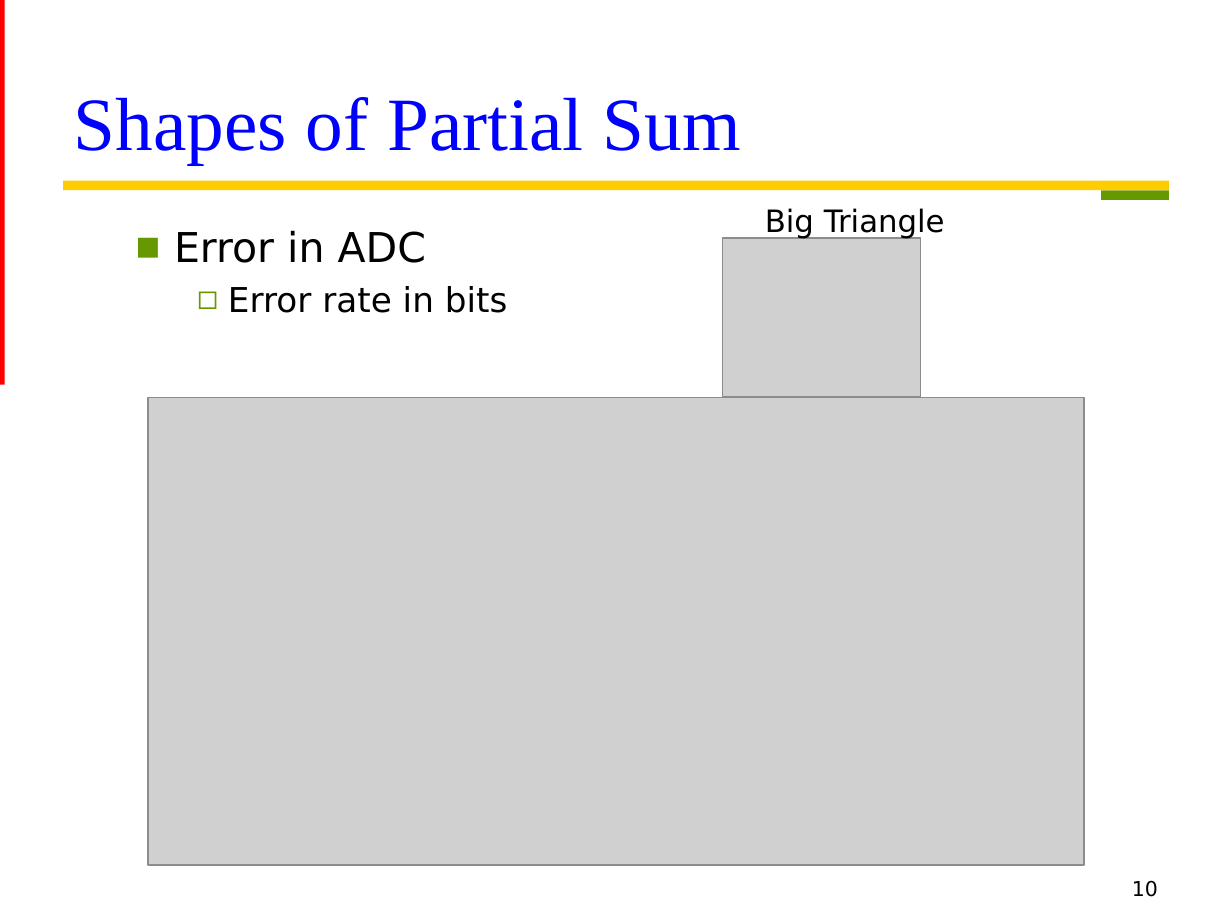
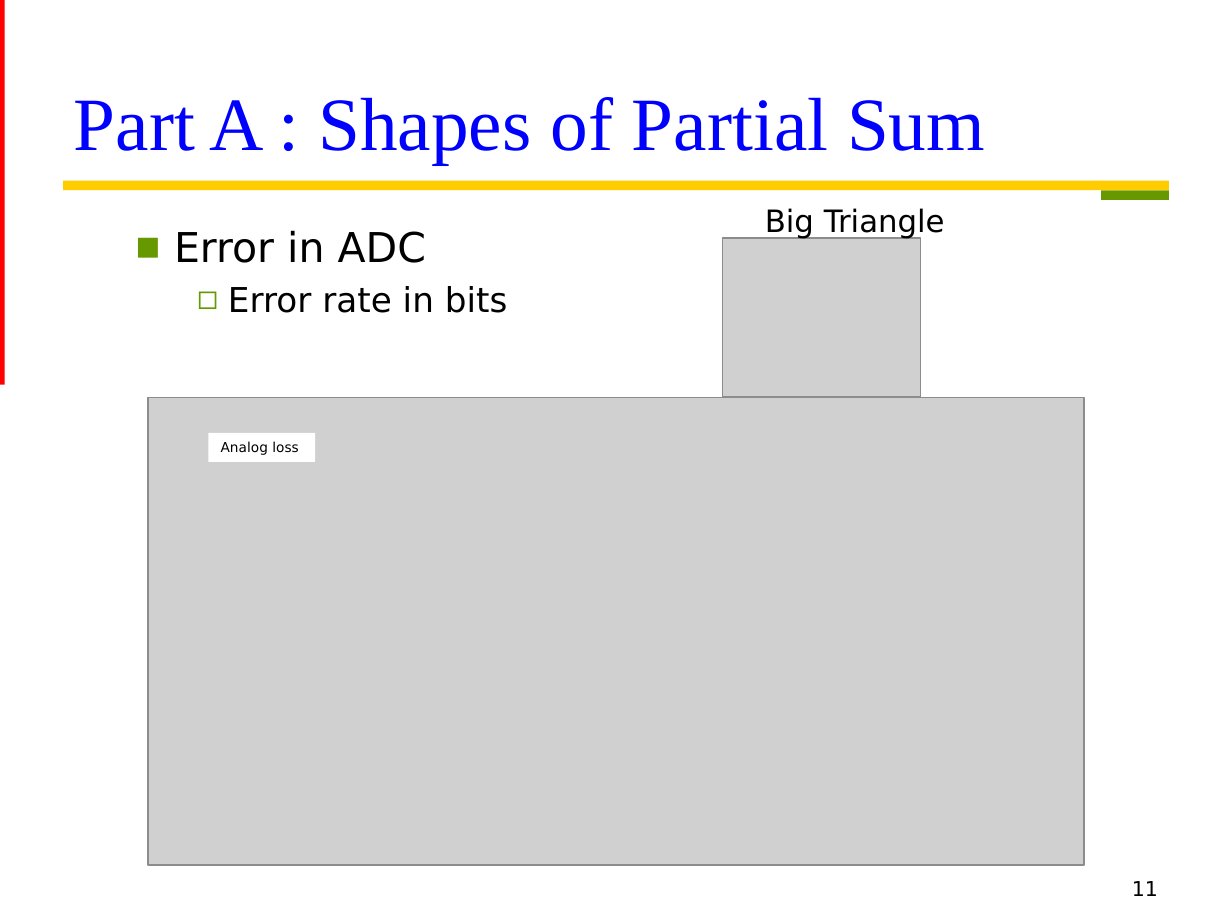
Before and after one commit to Oniontow/TTLiu_Project, a slide deck: slide 11 of bitrotation/ppt.pptx (slide 10 before the commit). Drawn at 1232x924 pixels with LibreOffice and Linux fonts; fonts in the diff are those of the drawing; grey boxes stand for pictures. Boxes give left, top, right and bottom in pixels: in the first picture for what was removed or moved away, otherwise in the second. Text is boxed around its words. In the diff, an @@ line names an element or a change of style, - is before the commit and + after.

```diff
--- a/bitrotation/ppt.pptx
+++ b/bitrotation/ppt.pptx
@@ title at (74, 97, 985, 164): text changed @@
-Shapes of Partial Sum
+Part A : Shapes of Partial Sum
@@ rectangle added at (208, 432, 315, 462), fill #FFFFFF, 8 pt, text #000000 @@
+Analog loss
@@ page number at (1132, 881, 1158, 896): text changed @@
-10
+11
```
Also in this commit, not shown: 10 other slides changed, 5 slides added.
